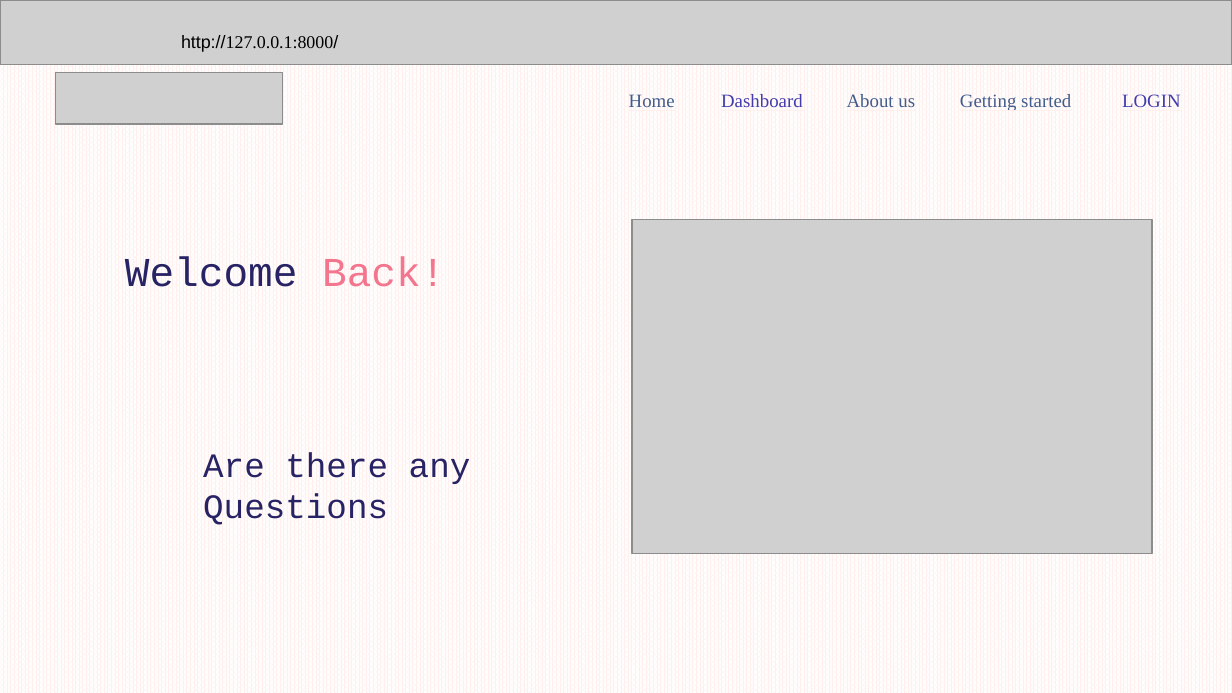
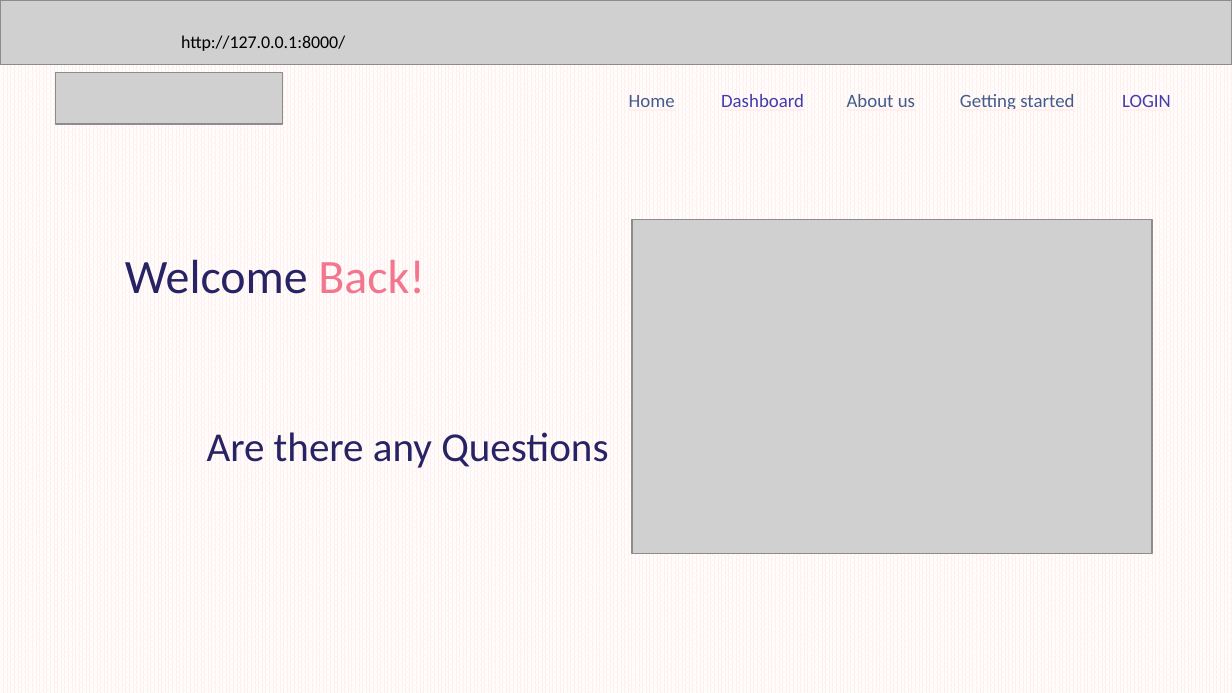
Before and after one commit to AnjaliSharma2023/Web-Application, a slide deck: slide 6 of resources/glucocheck-Demo2.pptx. Drawn at 1232x693 pixels with LibreOffice and Linux fonts; fonts in the diff are those of the drawing; grey boxes stand for pictures. Boxes give left, top, right and bottom in pixels: in the first picture for what was removed or moved away, otherwise in the second. Text is boxed around its words. In the diff, an @@ line names an element or a change of style, - is before the commit and + after.

```diff
--- a/resources/glucocheck-Demo2.pptx
+++ b/resources/glucocheck-Demo2.pptx
@@ text "http://127.0.0.1:8000/" at [181,35,345,51]: font Arial to Calibri, font Times New Roman to Calibri in "http://127.0.0.1:8000/" @@
@@ font Times New Roman to Calibri in 5 elements at [629,95,675,107], [721,94,804,107], [847,94,915,107], [1122,95,1171,107], [960,94,1074,109] @@
@@ text "Welcome Back!" at [125,259,425,294]: size 24 to 28 pt, font Courier New to Calibri @@
@@ text "Are there any Questions": place and size @@
-text "Are there any Questions" at [203,452,471,525]
+text "Are there any Questions" at [207,432,608,468]
@@ text "Are there any Questions" at [207,432,608,468]: size 20 to 24 pt, font Courier New to Calibri @@
```
Also in this commit, not shown: 5 other slides changed.
